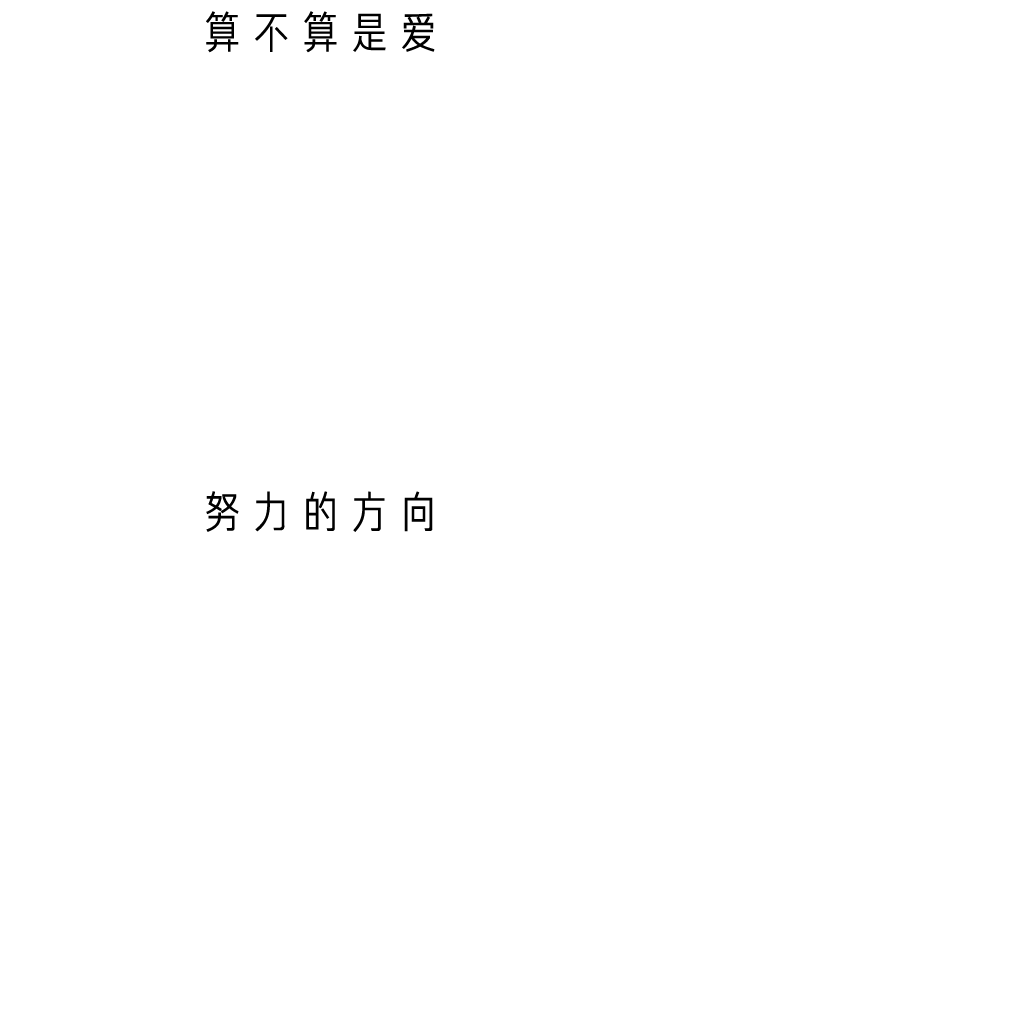
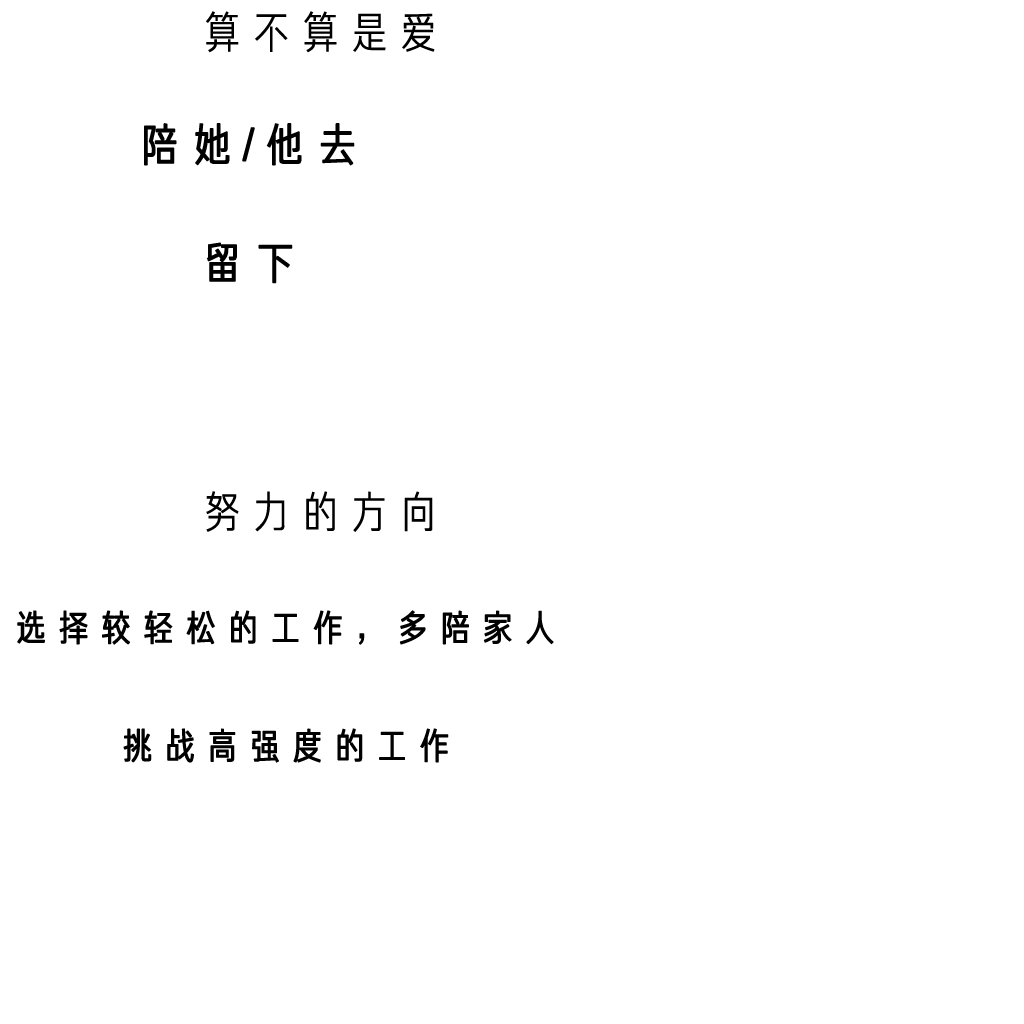
Layers edited between the first and the second 1024 × 1024 image:
painted on "选择较轻松的工作，多陪家人" over 17, 610, 554, 645
painted on "挑战高强度的工作" over 123, 728, 449, 763
painted on "陪她/他去" over 144, 123, 355, 166
painted on "留下" over 207, 242, 293, 284
